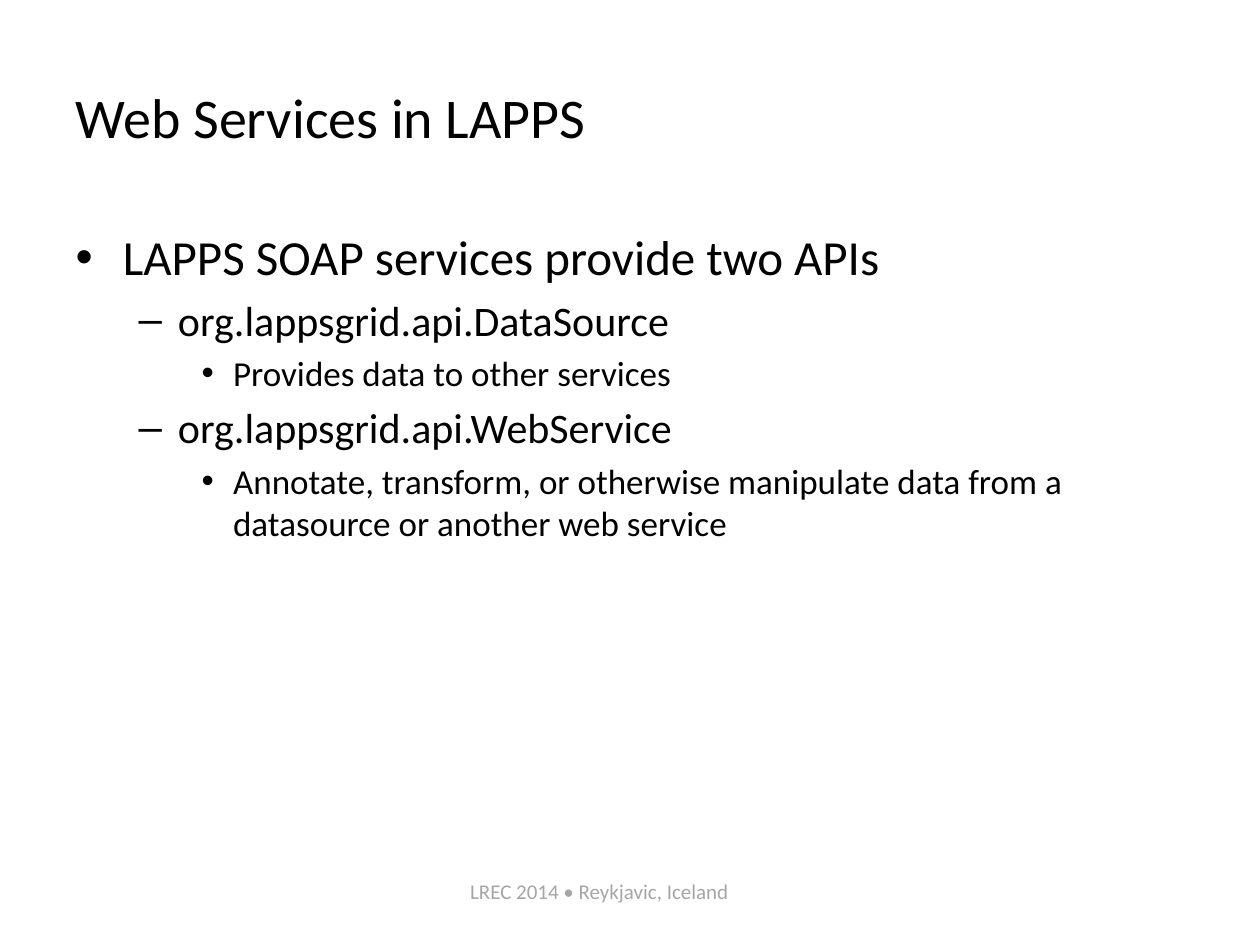
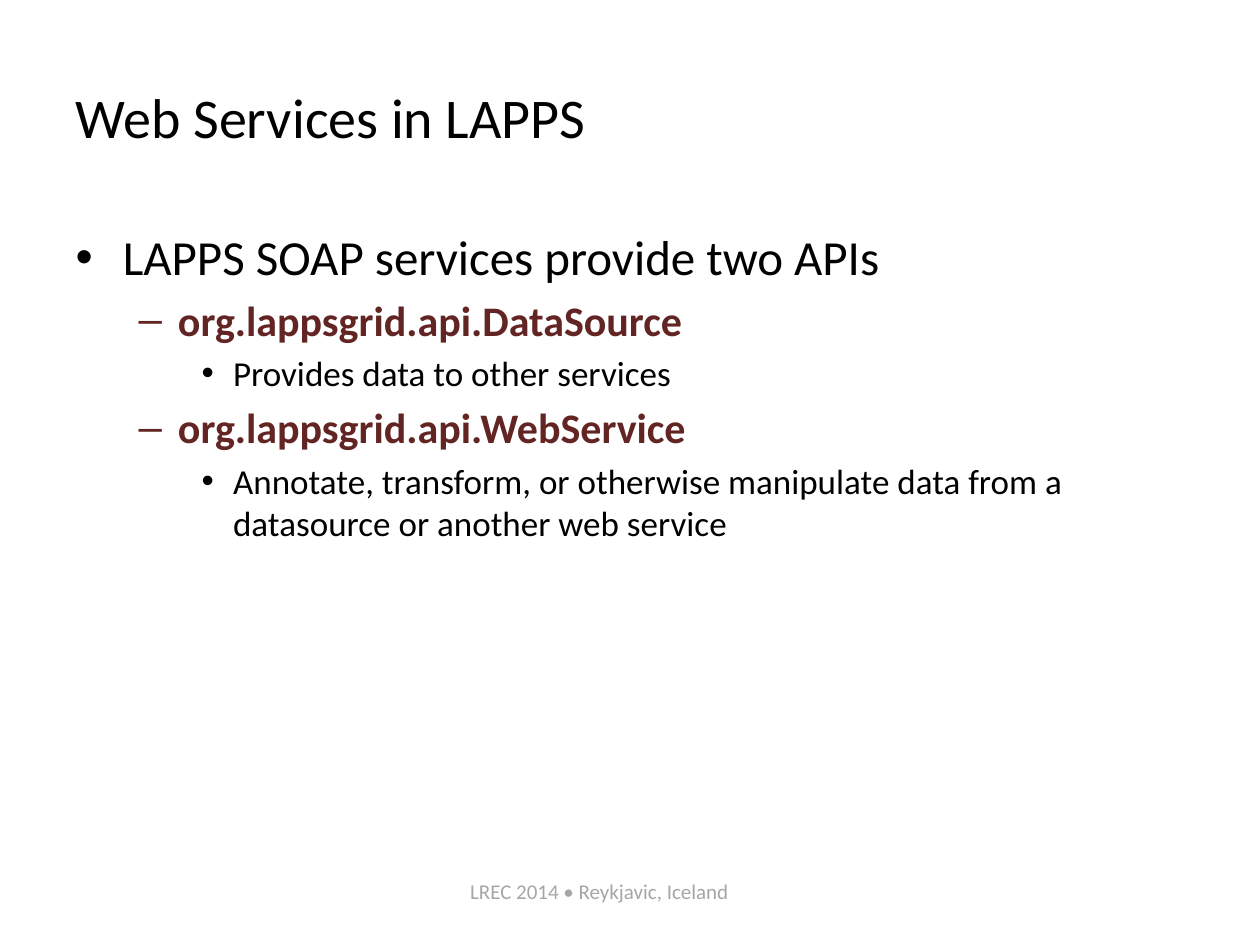
Before and after one commit to chunqishi/lrec2014_part2, a slide deck: slide 21 of lapps-tutorial-intro-lrec2014.pptx (slide 24 before the commit). Drawn at 1260x945 pixels with LibreOffice and Linux fonts; fonts in the diff are those of the drawing. Boxes give left, top, right and bottom in pixels: in the first picture for what was removed or moved away, otherwise in the second. Text is boxed around its words. In the diff, an @@ line names an element or a change of style, - is before the commit and + after.

```diff
--- a/lapps-tutorial-intro-lrec2014.pptx
+++ b/lapps-tutorial-intro-lrec2014.pptx
@@ text at [178,306,686,450]: text colour #000000 to #632523, bold on in "org.lappsgrid.api.DataSource", "org.lappsgrid.api.WebService" @@
```
Also in this commit, not shown: 7 other slides changed, 2 slides added, 5 slides removed.
